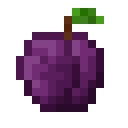
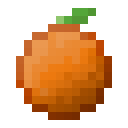
The second 128 × 128 image is a revision of the first. Changes to its layers:
renamed "Layer 3" to "Plum", hid it over [16, 8, 104, 112]
showed "Orange" over [16, 8, 112, 120]
